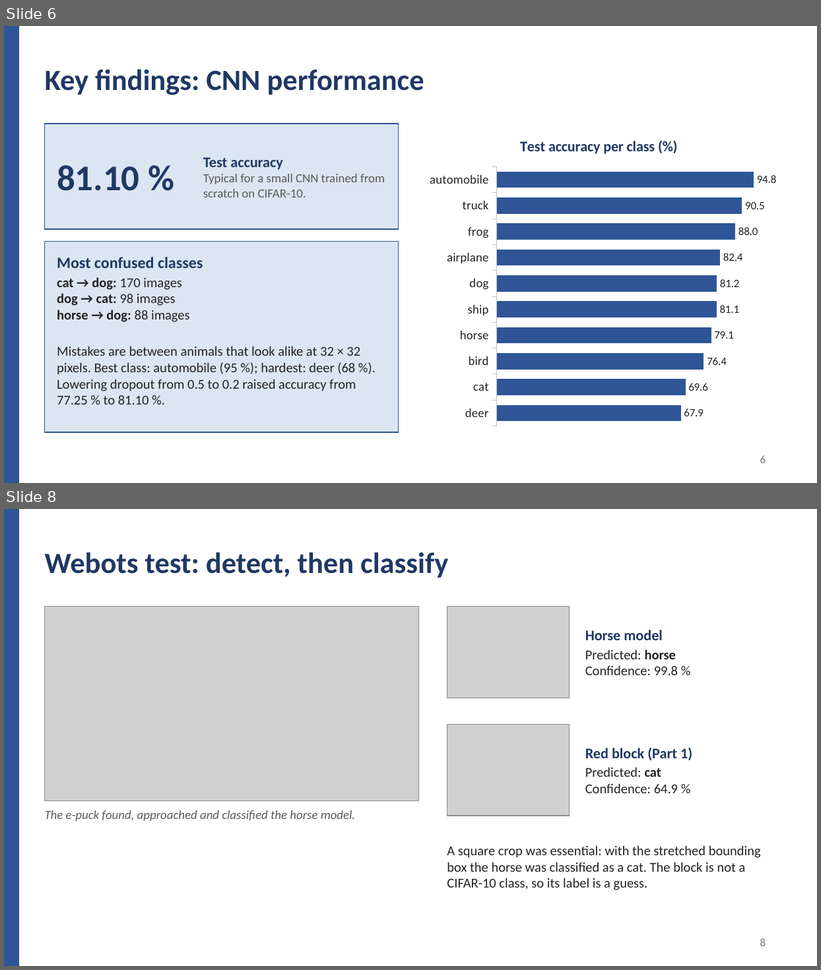
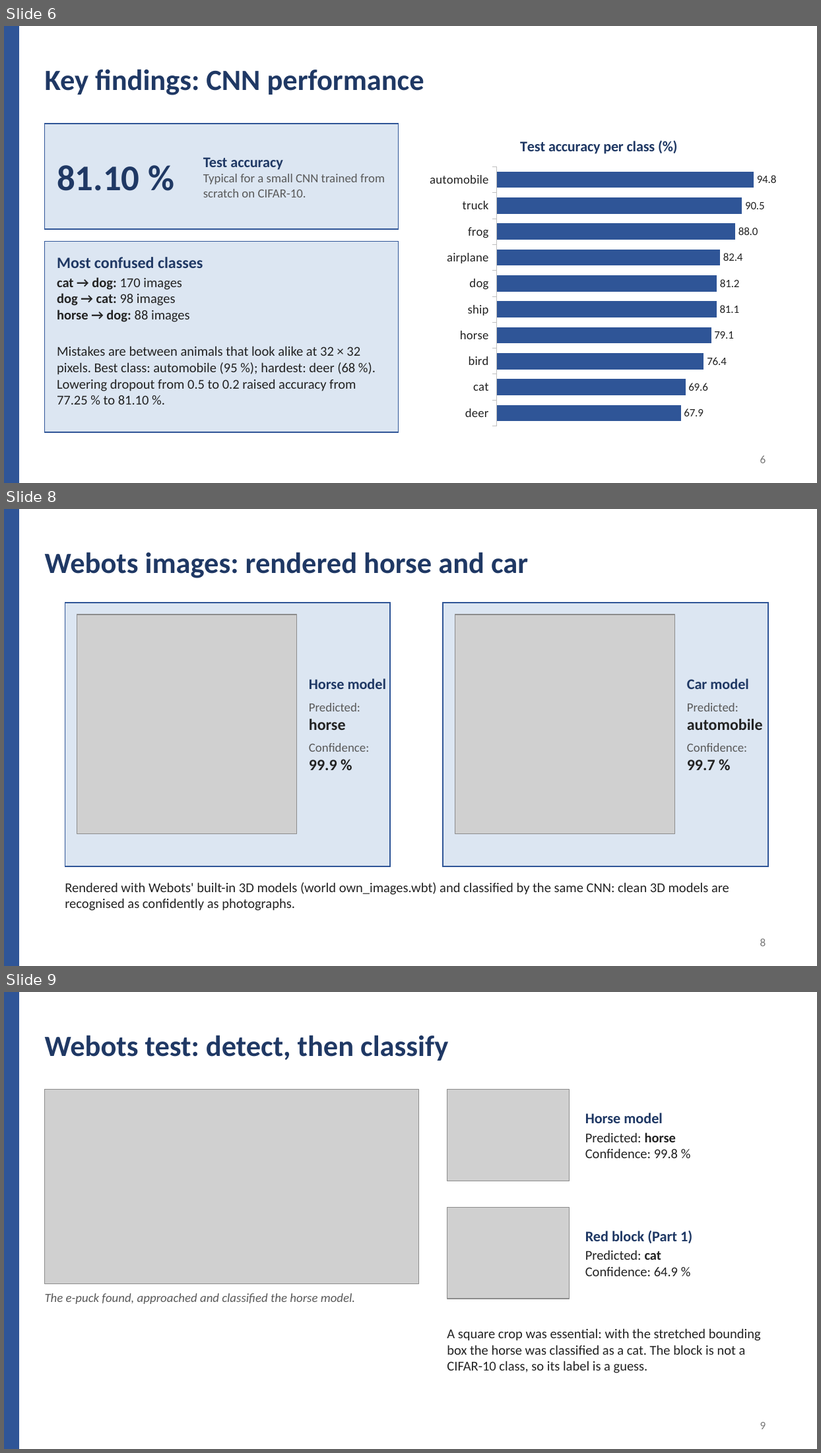
Before and after one commit to sinegan-ux/epuck-cnn-part2, a slide deck: presentation/Project_Part2_Presentation.pptx. Shown one above the other, each under a label of ours: slides 6 and 8 before the commit, slides 6, 8 and 9 after it; the slides between them are not shown. The pictures are 821x970 and 821x1453 pixels, drawn with LibreOffice and Linux fonts; fonts in the diff are those of the drawing; grey boxes stand for pictures. Boxes give left, top, right and bottom in pixels: in the first picture for what was removed or moved away, otherwise in the second. Text is boxed around its words. In the diff, an @@ line names an element or a change of style, - is before the commit and + after.

```diff
--- a/presentation/Project_Part2_Presentation.pptx
+++ b/presentation/Project_Part2_Presentation.pptx
@@ slide 8 added at bbox=[4, 509, 817, 966], background #FFFFFF @@
@@ rectangle added at bbox=[4, 509, 19, 966], fill #2F5597, outline #2F5597 1 pt @@
@@ text added at bbox=[45, 552, 528, 578], 26 pt, text #1F3864, bold @@
+Webots images: rendered horse and car
@@ rectangle added at bbox=[65, 603, 390, 867], fill #DCE6F2, outline #2F5597 1 pt @@
@@ rectangle added at bbox=[443, 603, 768, 867], fill #DCE6F2, outline #2F5597 1 pt @@
@@ picture added at bbox=[77, 615, 297, 834] @@
@@ picture added at bbox=[455, 615, 675, 834] @@
@@ text added at bbox=[309, 679, 387, 770], 11 pt, text #595959 @@
+Horse model
+Predicted:
+horse
+Confidence:
+99.9 %
@@ text added at bbox=[687, 679, 763, 770], 11 pt, text #595959, bold @@
+Car model
+Predicted:
+automobile
+Confidence:
+99.7 %
@@ text added at bbox=[65, 883, 729, 911], 12 pt, text #222222 @@
+Rendered with Webots' built-in 3D models (world own_images.wbt) and classified by the same CNN: clean 3D models are recognised as confidently as photographs.
@@ page number added at bbox=[760, 939, 766, 947], 10 pt, text #777777 @@
+8
@@ what was slide 8 is now slide 9 @@
@@ page number at bbox=[760, 1422, 766, 1430]: text changed @@
-8
+9
```
Also in this commit, not shown: 1 slide changed, 6 other files.
